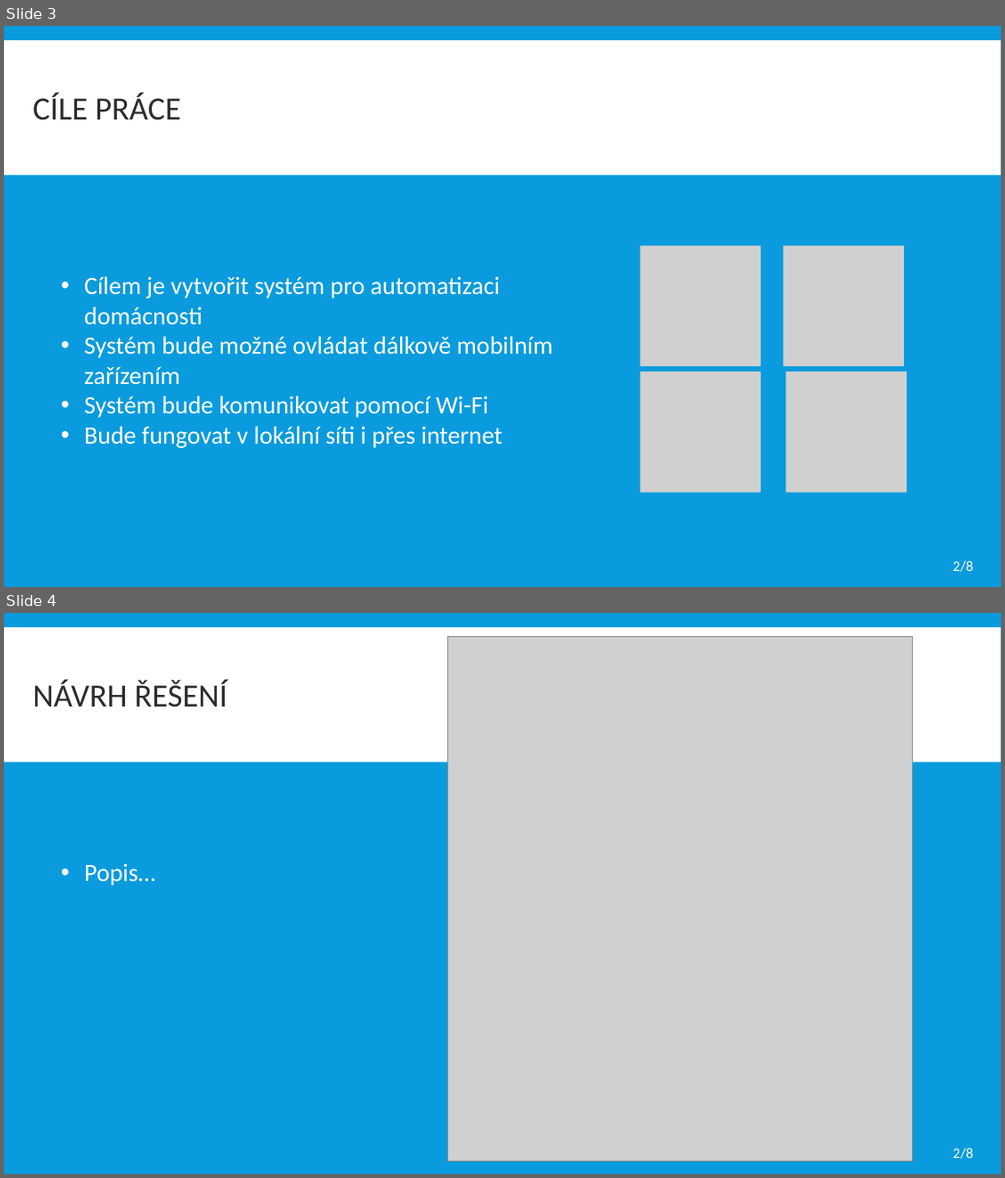
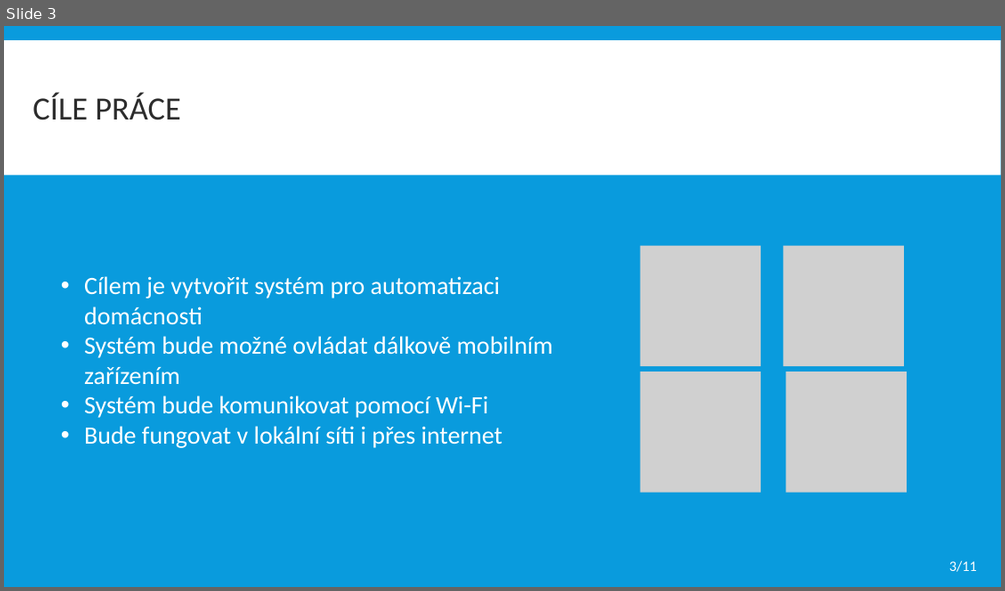
Before and after one commit to dinoq/RPi-Smart-Home, a slide deck: BP/Obhajoba BP/2021/ITT prezentace.pptx. Shown one above the other, each under a label of ours: slides 3 and 4 before the commit, slide 3 after it. The pictures are 1005x1178 and 1005x591 pixels, drawn with LibreOffice and Linux fonts; fonts in the diff are those of the drawing; grey boxes stand for pictures. Boxes give left, top, right and bottom in pixels: in the first picture for what was removed or moved away, otherwise in the second. Text is boxed around its words. In the diff, an @@ line names an element or a change of style, - is before the commit and + after.

```diff
--- a/BP/Obhajoba BP/2021/ITT prezentace.pptx
+++ b/BP/Obhajoba BP/2021/ITT prezentace.pptx
@@ slide 4 removed at <box>4,613,1001,1174</box>, background #099BDD; not listed: 1 template element that a slide beside it also shows @@
@@ picture removed at <box>447,636,912,1160</box> @@
@@ text removed at <box>32,679,227,707</box> @@
-NÁVRH ŘEŠENÍ
@@ text removed at <box>84,863,155,885</box> @@
-• Popis…
@@ text removed at <box>953,1147,973,1159</box> @@
-2/8
@@ slide 3 changed as well @@
@@ text at <box>949,560,977,572</box>: text changed @@
-2/8
+3/11
```
Also in this commit, not shown: 1 other slide changed, 9 slides added, 1 other slide removed, 11 other files.
